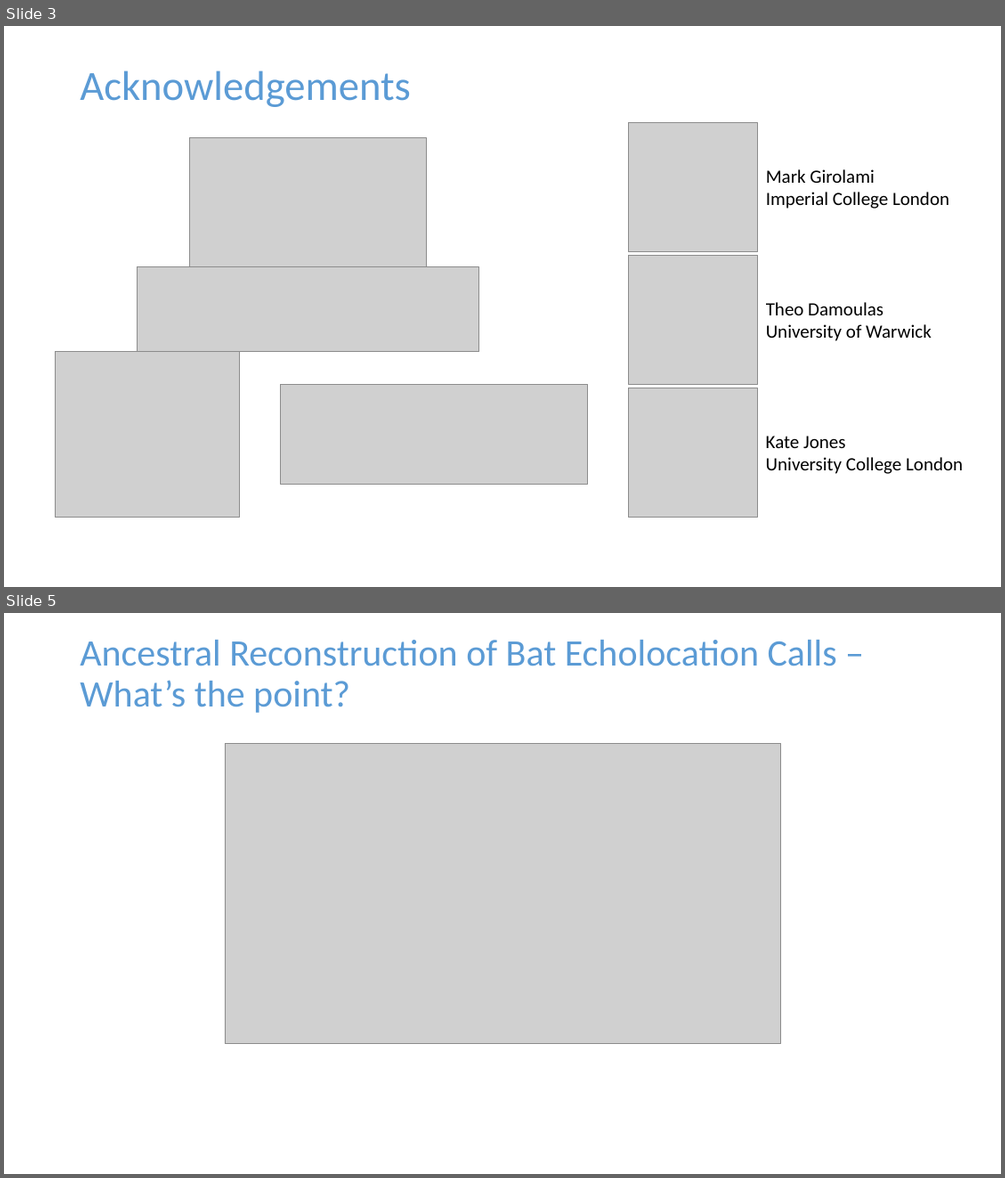
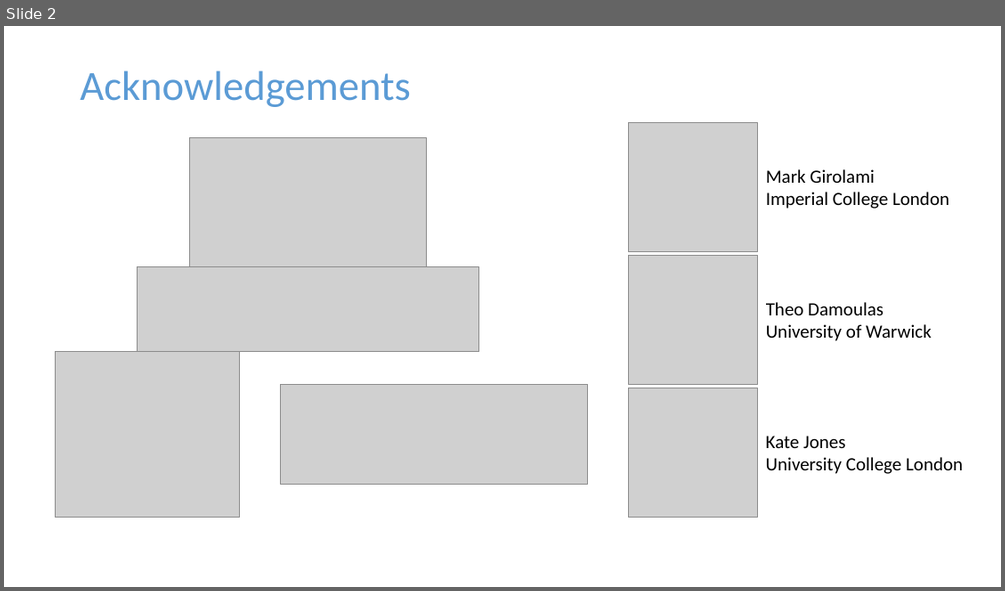
Before and after one commit to jpmeagher/SDS_Imperial, a slide deck: Presentation/Slides/Draft_0.pptx. Shown one above the other, each under a label of ours: slides 3 and 5 before the commit, slide 2 after it; the slides between them are not shown. The pictures are 1005x1178 and 1005x591 pixels, drawn with LibreOffice and Linux fonts; fonts in the diff are those of the drawing; grey boxes stand for pictures. Boxes give left, top, right and bottom in pixels: in the first picture for what was removed or moved away, otherwise in the second. Text is boxed around its words. In the diff, an @@ line names an element or a change of style, - is before the commit and + after.

```diff
--- a/Presentation/Slides/Draft_0.pptx
+++ b/Presentation/Slides/Draft_0.pptx
@@ slide 5 removed at (x1=4, y1=613, x2=1001, y2=1174), background #FFFFFF @@
@@ title removed at (x1=80, y1=640, x2=837, y2=713) @@
-Ancestral Reconstruction of Bat Echolocation Calls – What’s the point?
@@ picture removed at (x1=225, y1=743, x2=780, y2=1044) @@
@@ what was slide 3 is now slide 2 @@
```
Also in this commit, not shown: 2 slides changed, 19 slides added, 2 other slides removed, 2 other files.
